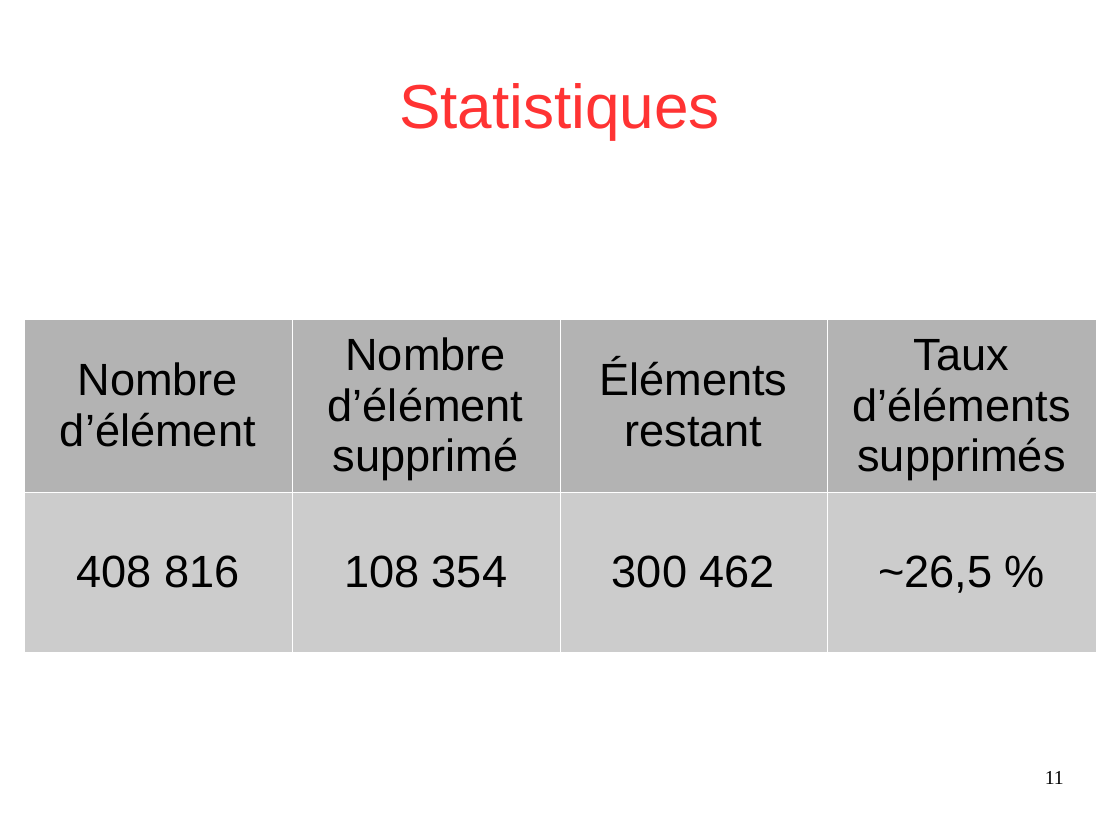
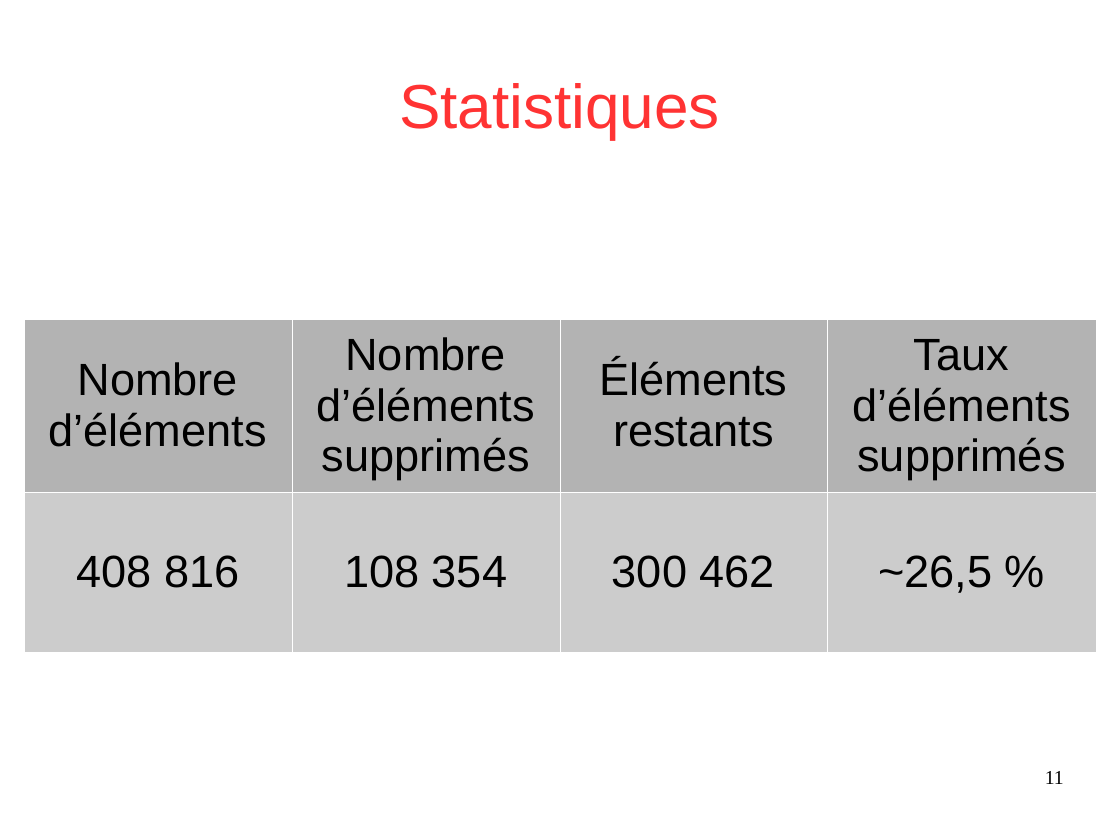
Before and after one commit to Sle3pingForest/StageL3, a slide deck: slide 11 of RapportDamien/presentation.odp. Drawn at 1120x840 pixels with LibreOffice and Linux fonts; fonts in the diff are those of the drawing. Boxes give left, top, right and bottom in pixels: in the first picture for what was removed or moved away, otherwise in the second. Text is boxed around its words. In the diff, an @@ line names an element or a change of style, - is before the commit and + after.

Commit message:
maj présentation

```diff
--- a/RapportDamien/presentation.odp
+++ b/RapportDamien/presentation.odp
@@ table at (24, 319, 1098, 642) @@
-row 1: Nombre d’élément | Nombre d’élément supprimé | Éléments restant | Taux d’éléments supprimés
+row 1: Nombre d’éléments | Nombre d’éléments supprimés | Éléments restants | Taux d’éléments supprimés
```
